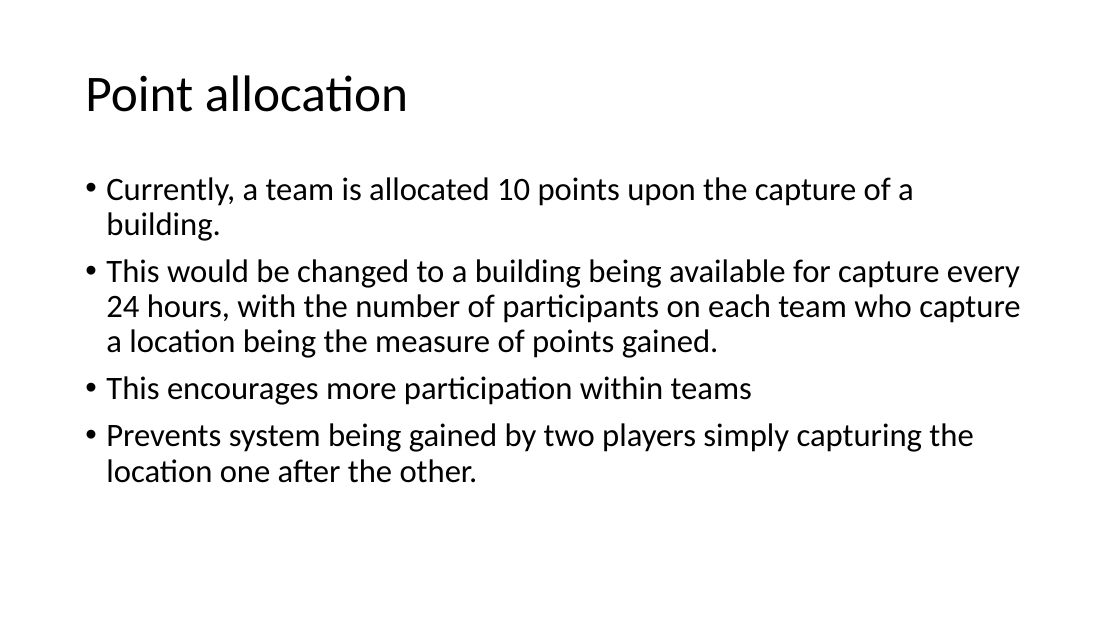
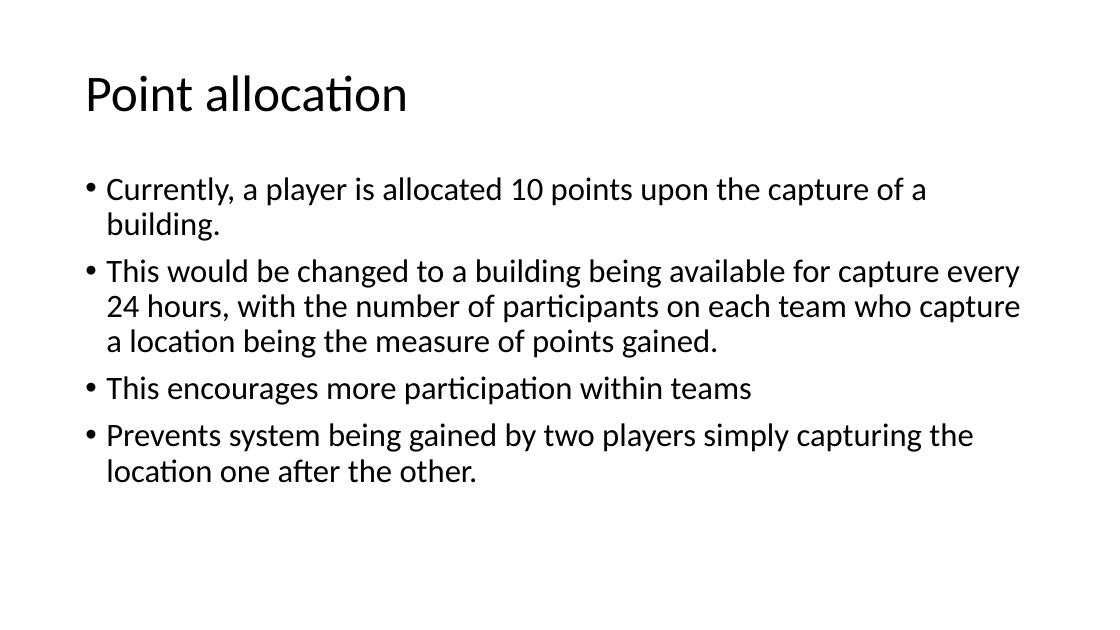
Before and after one commit to Dias2406/king-of-uni, a slide deck: slide 3 of Future developments.pptx (slide 2 before the commit). Drawn at 1120x630 pixels with LibreOffice and Linux fonts; fonts in the diff are those of the drawing. Boxes give left, top, right and bottom in pixels: in the first picture for what was removed or moved away, otherwise in the second. Text is boxed around its words. In the diff, an @@ line names an element or a change of style, - is before the commit and + after.

```diff
--- a/Future developments.pptx
+++ b/Future developments.pptx
@@ text at box(106, 177, 927, 241): text changed @@
-• Currently, a team is allocated 10 points upon the capture of a building.
+• Currently, a player is allocated 10 points upon the capture of a building.
```
Also in this commit, not shown: 3 other slides changed.
